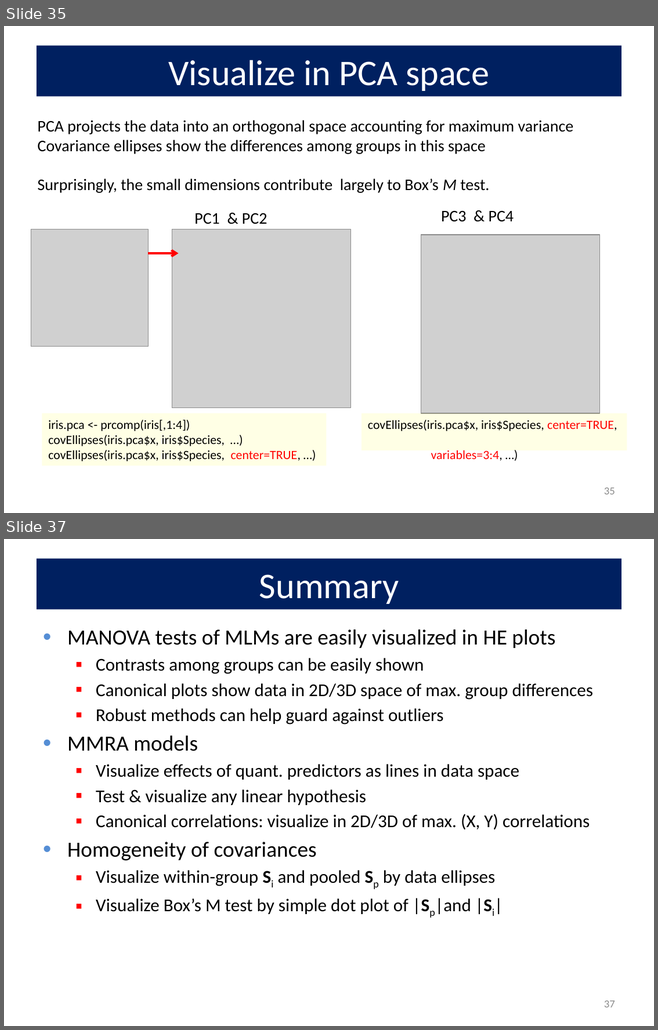
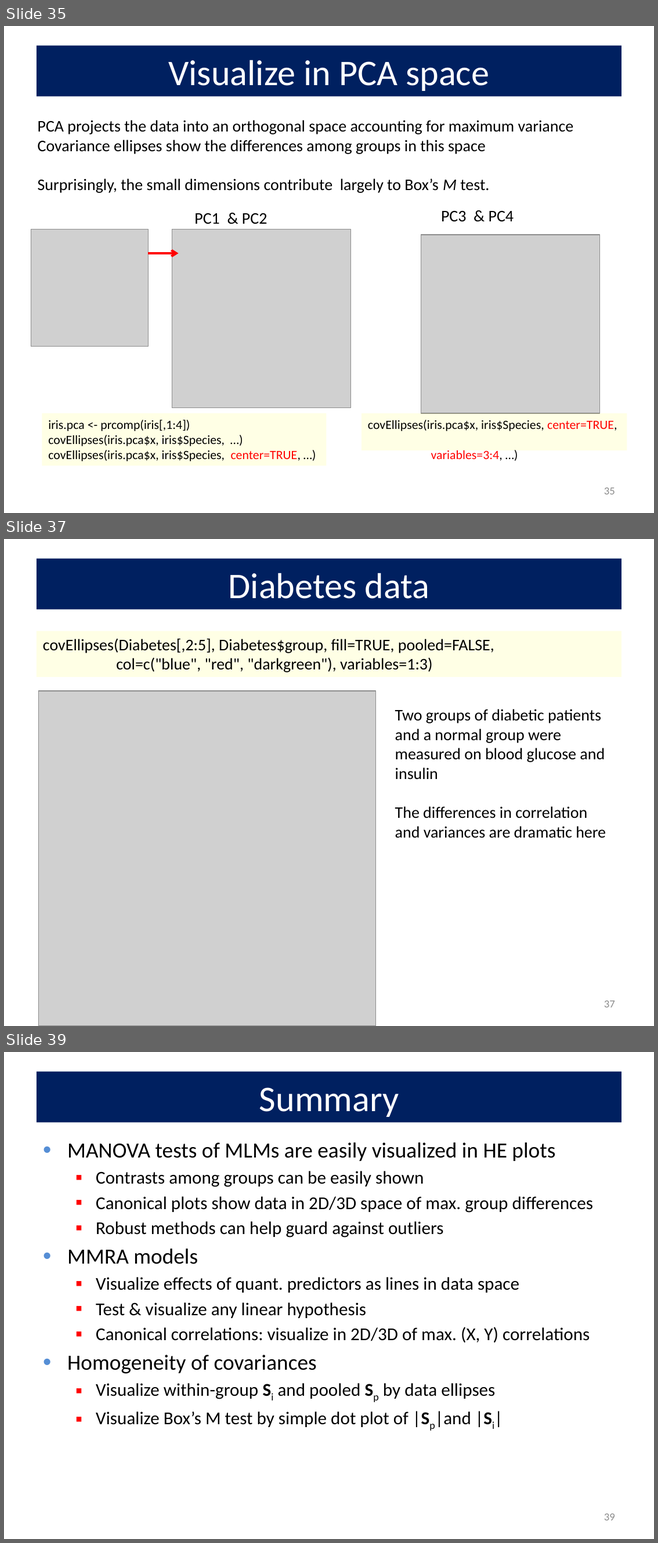
Before and after one commit to friendly/VisMLM-course, a slide deck: lectures/lecture3.pptx. Shown one above the other, each under a label of ours: slides 35 and 37 before the commit, slides 35, 37 and 39 after it; the slides between them are not shown. The pictures are 658x1030 and 658x1543 pixels, drawn with LibreOffice and Linux fonts; fonts in the diff are those of the drawing; grey boxes stand for pictures. Boxes give left, top, right and bottom in pixels: in the first picture for what was removed or moved away, otherwise in the second. Text is boxed around its words. In the diff, an @@ line names an element or a change of style, - is before the commit and + after.

Commit message:
add diabetes example

```diff
--- a/lectures/lecture3.pptx
+++ b/lectures/lecture3.pptx
@@ slide 37 added at (4, 539, 654, 1026), background #FFFFFF @@
@@ title added at (36, 559, 621, 609), fill #002060, 40 pt, text #FFFFFF @@
+Diabetes data
@@ rectangle added at (36, 631, 621, 678), fill #FFFF00 at 10% opacity, 18 pt, text #000000 @@
+covEllipses(Diabetes[,2:5], Diabetes$group, fill=TRUE, pooled=FALSE,
+col=c("blue", "red", "darkgreen"), variables=1:3)
@@ picture added at (38, 691, 376, 1026) @@
@@ text added at (395, 709, 605, 838), 18 pt, text #000000 @@
+Two groups of diabetic patients and a normal group were measured on blood glucose and insulin
+The differences in correlation and variances are dramatic here
@@ page number added at (604, 1001, 615, 1008), 12 pt, text #8C8C8C @@
+37
@@ what was slide 37 is now slide 39 @@
@@ page number at (604, 1514, 615, 1521): text changed @@
-37
+39
```
Also in this commit, not shown: 1 slide changed, 1 other slide added, 4 other files.
